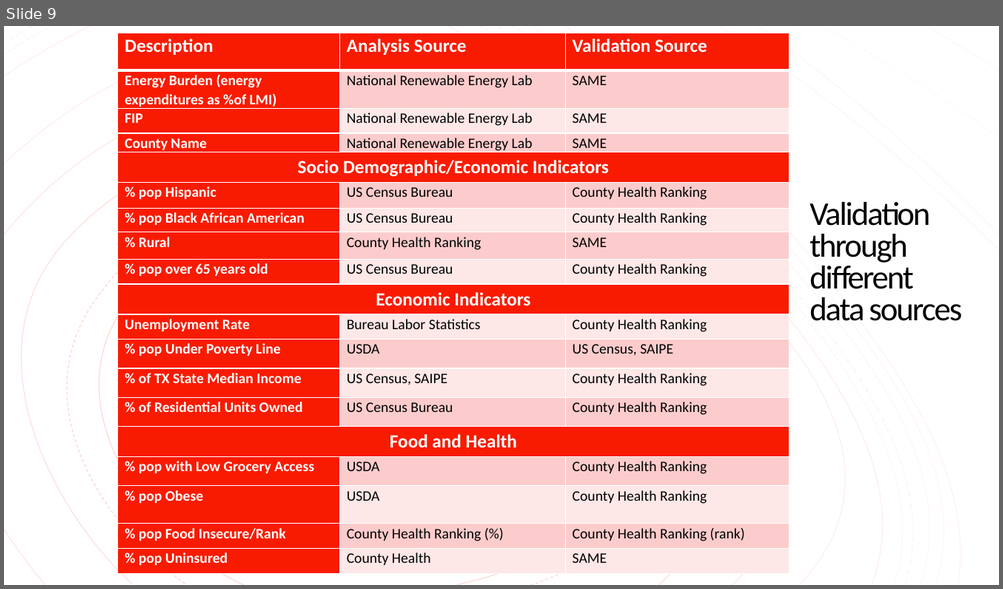
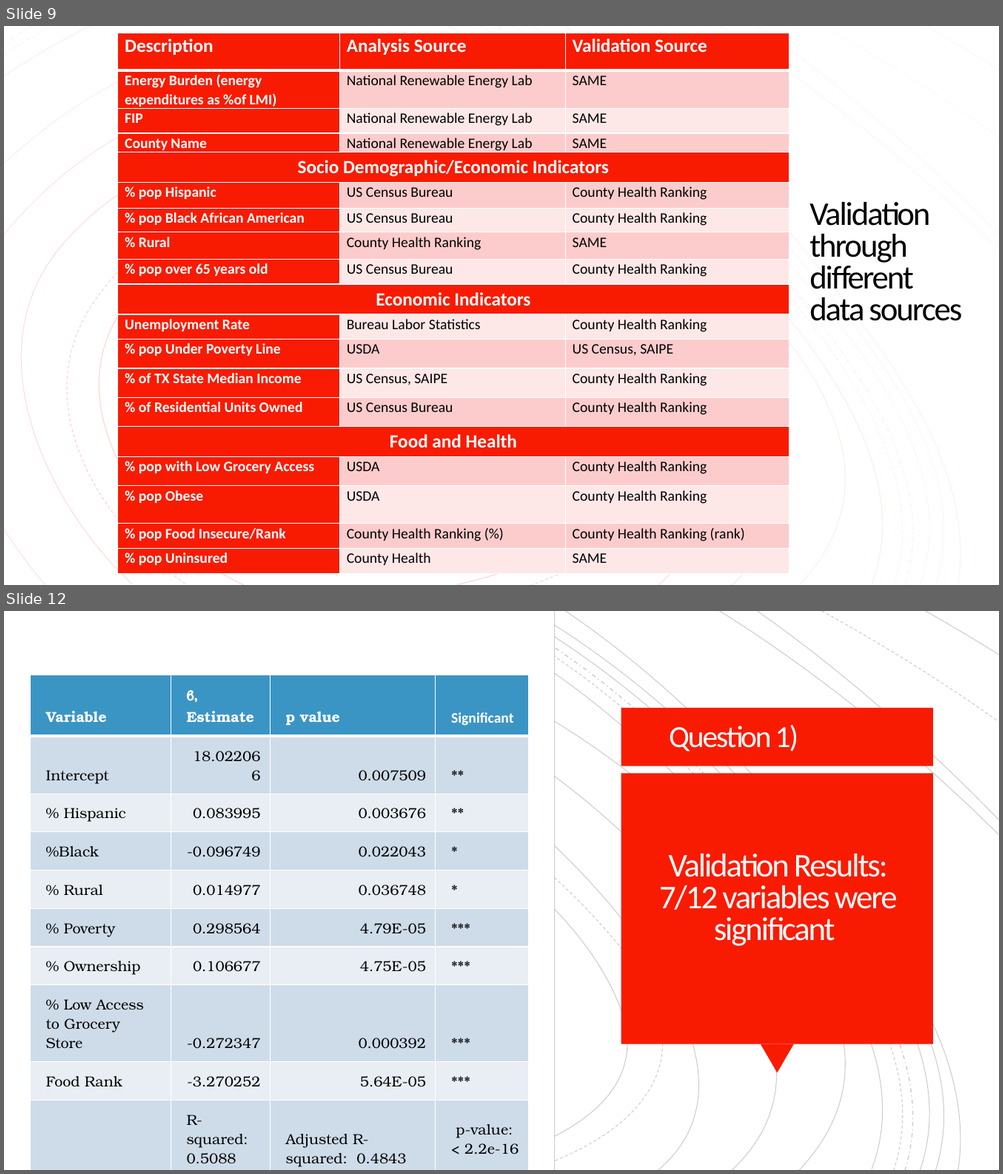
Before and after one commit to cnagbim/Data-Management-Final-Project-Agbim, a slide deck: writing_literature_present/final_presentation.pptx. Shown one above the other, each under a label of ours: slide 9 before the commit, slides 9 and 12 after it; the slides between them are not shown. The pictures are 1003x589 and 1003x1174 pixels, drawn with LibreOffice and Linux fonts; fonts in the diff are those of the drawing. Boxes give left, top, right and bottom in pixels: in the first picture for what was removed or moved away, otherwise in the second. Text is boxed around its words. In the diff, an @@ line names an element or a change of style, - is before the commit and + after.

```diff
--- a/writing_literature_present/final_presentation.pptx
+++ b/writing_literature_present/final_presentation.pptx
@@ slide 12 added at bbox=[4, 611, 999, 1170], background #FFFFFF @@
@@ rectangle added at bbox=[4, 611, 999, 1170], fill #FFFFFF @@
@@ rectangle added at bbox=[4, 611, 555, 1170], fill #FFFFFF, outline #000000 0.75 pt @@
@@ group added at bbox=[4, 611, 997, 1170]: 17 freeform shapes @@
@@ group added at bbox=[4, 611, 999, 1170]: 19 freeform shapes @@
@@ group added at bbox=[4, 611, 999, 1170]: 19 freeform shapes @@
@@ table added at bbox=[30, 675, 529, 1170], 10 rows, 4 columns @@
+Variable | β, Estimate | p value | Significant
+Intercept | 18.022066 | 0.007509 | **
+% Hispanic | 0.083995 | 0.003676 | **
+%Black | -0.096749 | 0.022043 | *
+% Rural | 0.014977 | 0.036748 | *
+% Poverty | 0.298564 | 4.79E-05 | ***
+% Ownership | 0.106677 | 4.75E-05 | ***
+% Low Access to Grocery Store | -0.272347 | 0.000392 | ***
+Food Rank | -3.270252 | 5.64E-05 | ***
+ | R-squared: 0.5088 | Adjusted R-squared: 0.4843 | p-value: < 2.2e-16
@@ rectangle added at bbox=[621, 708, 933, 766], fill #F81B02 @@
@@ text added at bbox=[669, 725, 798, 752], 29.6 pt, text #FFFEFF @@
+Question 1)
@@ rectangle added at bbox=[621, 774, 933, 1045], fill #F81B02 @@
@@ title added at bbox=[659, 854, 897, 946], 32 pt, text #FFFEFF @@
+Validation Results: 7/12 variables were significant
@@ triangle added at bbox=[760, 1045, 794, 1073], fill #F81B02 @@
```
Also in this commit, not shown: 13 slides changed, 2 other slides added, 3 slides removed, 1 other file.
